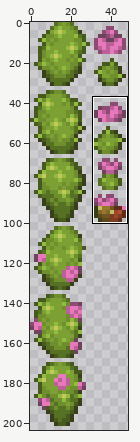
Two states of a sprite sheet, Content/Desert/Tiles/CactiVariants/BunnyEarCacti.png. Above: a wide view before the commit, with the close-up outlined.
Close-up. As it was:
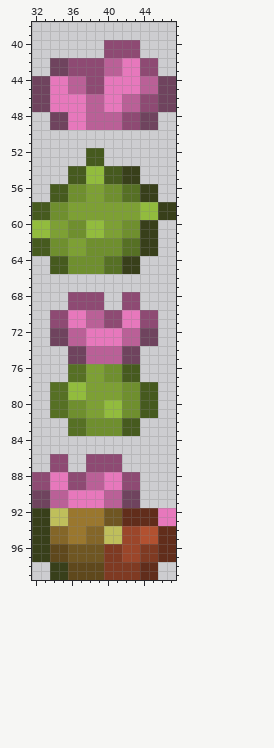
The file is 49x204 pixels. Shown: x 32..47, y 38..99.
New version:
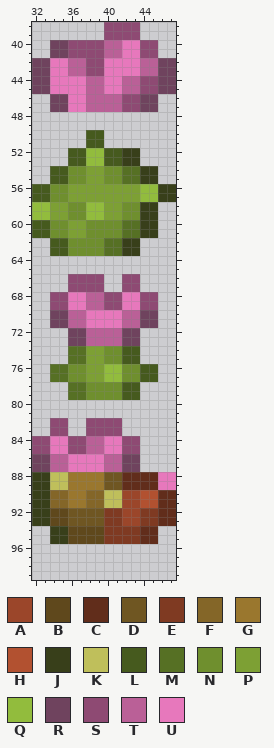
Palette (. is transparent): A #9b462a  B #5f481c  C #612d1b  D #6f5622  E #7f3a22  F #846628  G #9a772e  H #b25130  J #383f1a  K #bfbf5b  L #465a1e  M #567024  N #6f8f2e  P #7da034  Q #92bc3d  R #6f435e  S #8e4a73  T #ba6097  U #e778bc
Diff:
y 38..39: x 40..43 .... -> SSSS
y 40..41: x 34..45 ......SSSS.. -> RRSSSSTTUUSS
y 42..43: x 32..37 ..RRSS -> RRUUTT; x 40..41 TT -> UU; x 44..47 SS.. -> TTRR
y 44..45: x 36..39 TTSS -> UUTT; x 42..45 UUTT -> TTSS
y 46..47: x 32..35 RRUU -> ..RR; x 40..47 UUTTSSRR -> TTSSRR..
y 48..49: x 34..45 RRUUTTTTSSRR -> ............
y 50..51: x 38..39 .. -> LL
y 52..53: x 36..43 ..LL.... -> LLQQLLJJ
y 54..55: x 34..45 ..LLQQLLJJ.. -> LLNNPPNNMMJJ
y 56..57: x 32..37 ..LLNN -> LLNNPP; x 40..47 NNMMJJ.. -> PPPPQQJJ
y 58..59: x 32..39 LLNNPPPP -> QQPPNNQQ; x 42..47 PPQQJJ -> NNJJ..
y 60..61: x 32..43 QQPPNNQQPPNN -> LLNNPPNNNNMM
y 62..63: x 32..37 LLNNPP -> ..LLNN; x 40..45 NNMMJJ -> MMJJ..
y 64..65: x 34..43 LLNNNNMMJJ -> ..........
y 66..67: x 36..39 .... -> SSSS; x 42..43 .. -> SS
y 68..69: x 34..45 ..SSSS..SS.. -> SSUUTTSSUUSS
y 70..71: x 34..45 SSUUTTSSUUSS -> RRTTUUUUTTRR
y 72..73: x 34..45 RRTTUUUUTTRR -> ..RRTTTTRR..
y 74..75: x 36..43 RRTTTTRR -> MMPPNNLL
y 76..77: x 34..37 ..MM -> MMNN; x 40..45 NNLL.. -> QQNNLL
y 78..79: x 34..45 MMQQPPPPNNLL -> ..MMNNNNLL..
y 80..81: x 34..45 MMNNPPQQNNLL -> ............
y 82..83: x 34..43 ..MMNNNNLL -> SS..SSSS..
y 84..85: x 32..43 ............ -> SSUUSSTTUUSS
y 86..87: x 32..43 ..SS..SSSS.. -> RRTTUUUUTTRR
y 88..89: x 32..47 SSUUSSTTUUSS.... -> JJKKGGGGDDCCCCUU
y 90..91: x 32..47 RRTTUUUUTTRR.... -> JJFFGGFFKKAAHHCC
y 92..93: x 34..47 KKGGGGDDCCCCUU -> BBDDDDEEAAEECC
y 94..95: x 32..47 JJFFGGFFKKAAHHCC -> ..JJBBBBEEEECC..
y 96..97: x 32..47 JJBBDDDDEEAAEECC -> ................
y 98..99: x 34..45 JJBBBBEEEECC -> ............
